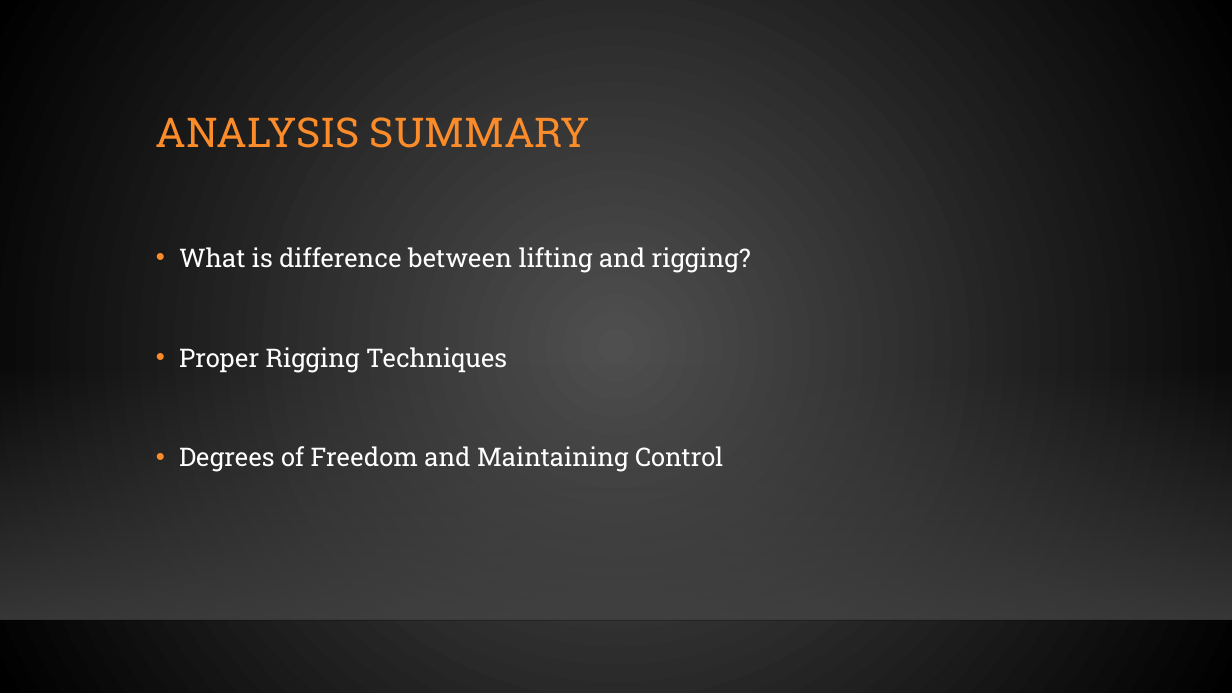
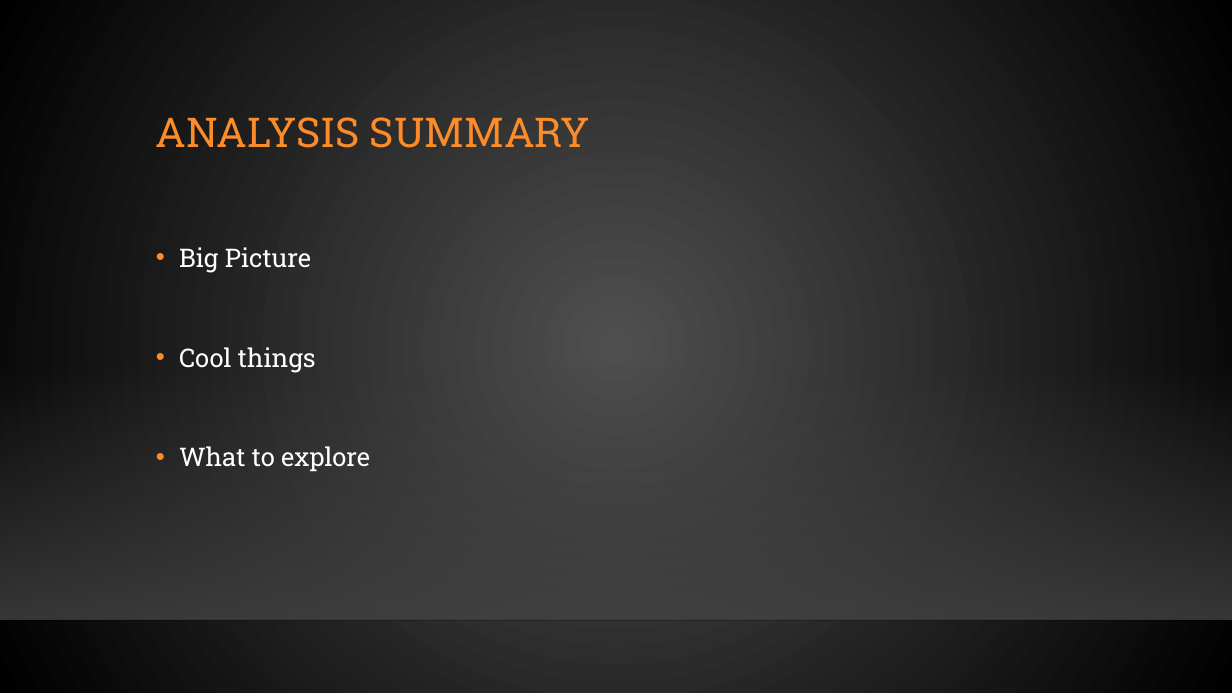
Before and after one commit to jobongie/group10_project2, a slide deck: slide 13 of Project_2_Group_10.pptx. Drawn at 1232x693 pixels with LibreOffice and Linux fonts; fonts in the diff are those of the drawing; background and template pictures are left out. Boxes give left, top, right and bottom in pixels: in the first picture for what was removed or moved away, otherwise in the second. Text is boxed around its words. In the diff, an @@ line names an element or a change of style, - is before the commit and + after.

```diff
--- a/Project_2_Group_10.pptx
+++ b/Project_2_Group_10.pptx
@@ text at [179, 247, 370, 472]: text changed @@
-• What is difference between lifting and rigging?
-• Proper Rigging Techniques
-• Degrees of Freedom and Maintaining Control
+• Big Picture
+• Cool things
+• What to explore
```
Also in this commit, not shown: 5 other slides changed, 8 slides added, 7 slides removed, 58 other files.
